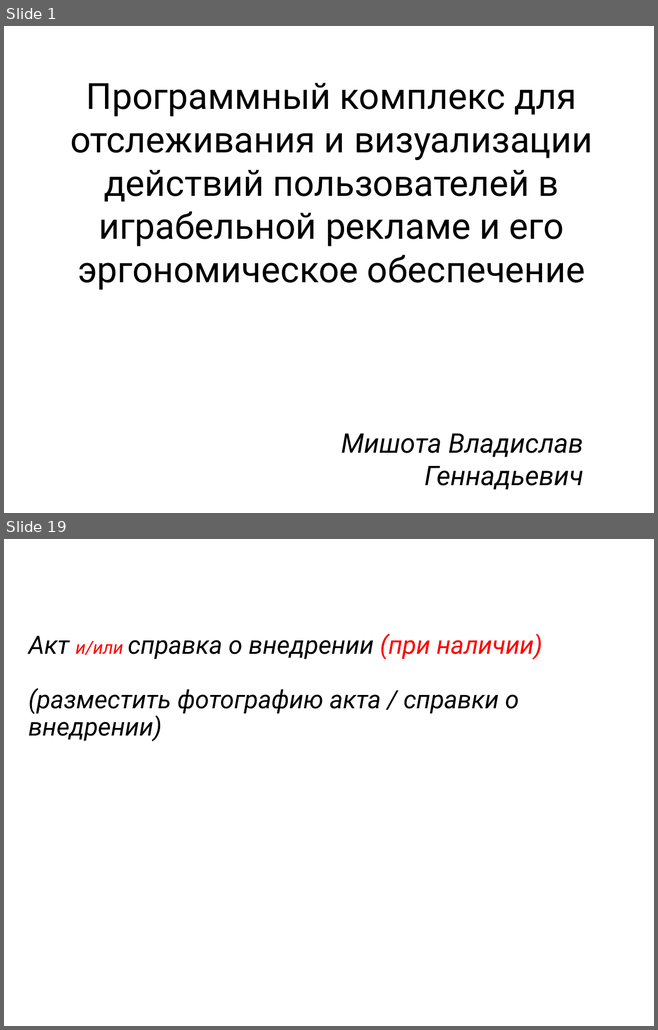
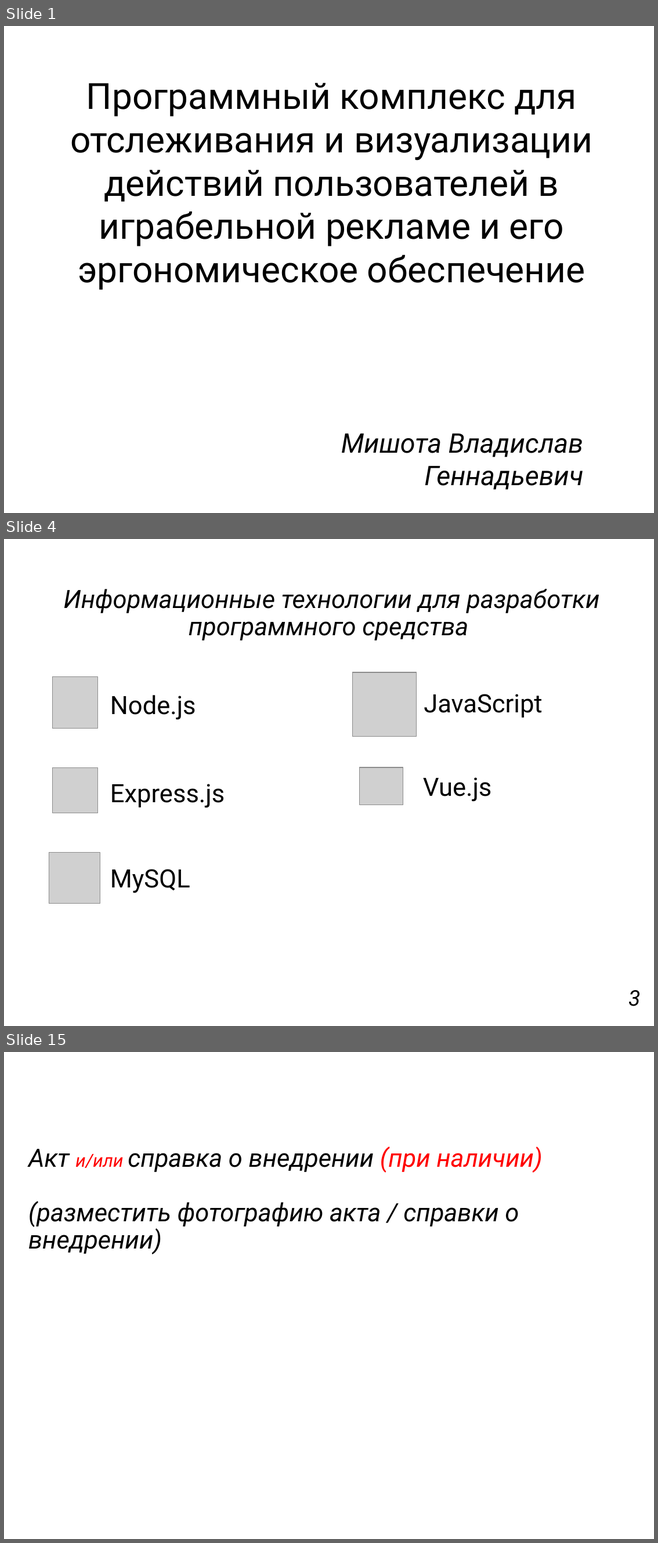
Before and after one commit to Vishota/diplom, a slide deck: презентация.pptx. Shown one above the other, each under a label of ours: slides 1 and 19 before the commit, slides 1, 4 and 15 after it; the slides between them are not shown. The pictures are 658x1030 and 658x1543 pixels, drawn with LibreOffice and Linux fonts; fonts in the diff are those of the drawing; grey boxes stand for pictures. Boxes give left, top, right and bottom in pixels: in the first picture for what was removed or moved away, otherwise in the second. Text is boxed around its words. In the diff, an @@ line names an element or a change of style, - is before the commit and + after.

```diff
--- a/презентация.pptx
+++ b/презентация.pptx
@@ slide 4 added at (4, 539, 654, 1026), background #FFFFFF @@
@@ title added at (64, 589, 599, 641), 28 pt, text #000000, italic @@
+Информационные технологии для разработки программного средства
@@ picture added at (52, 676, 97, 728) @@
@@ picture added at (352, 672, 416, 736) @@
@@ text added at (110, 695, 196, 720), 28 pt, text #000000 @@
+Node.js
@@ text added at (423, 694, 542, 718), 28 pt, text #000000 @@
+JavaScript
@@ picture added at (53, 768, 98, 813) @@
@@ picture added at (360, 768, 403, 805) @@
@@ text added at (423, 777, 491, 802), 28 pt, text #000000 @@
+Vue.js
@@ text added at (110, 784, 224, 808), 28 pt, text #000000 @@
+Express.js
@@ picture added at (49, 853, 100, 904) @@
@@ text added at (110, 869, 190, 893), 28 pt, text #000000 @@
+MySQL
@@ text added at (628, 990, 640, 1006), 24 pt, text #000000, italic @@
+3
@@ what was slide 19 is now slide 15 @@
```
Also in this commit, not shown: 6 slides changed, 6 other slides added, 11 slides removed, 6 other files.
